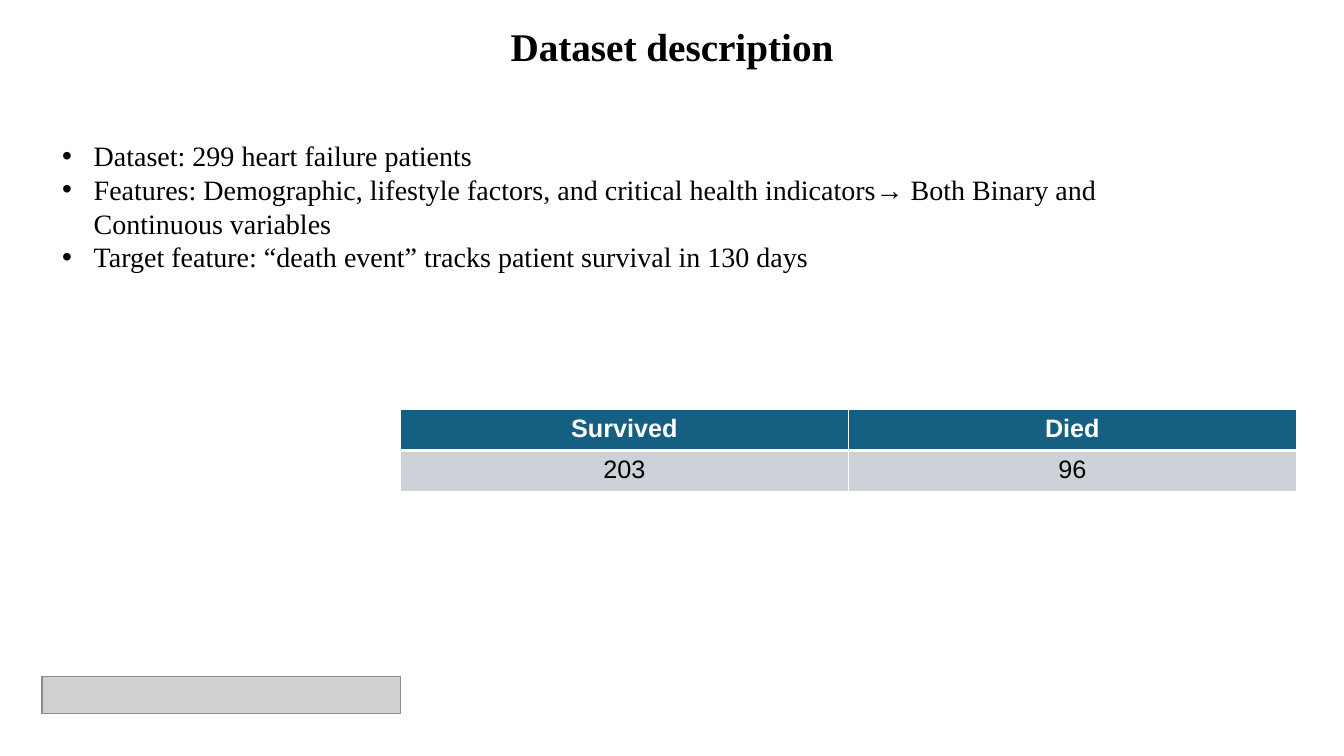
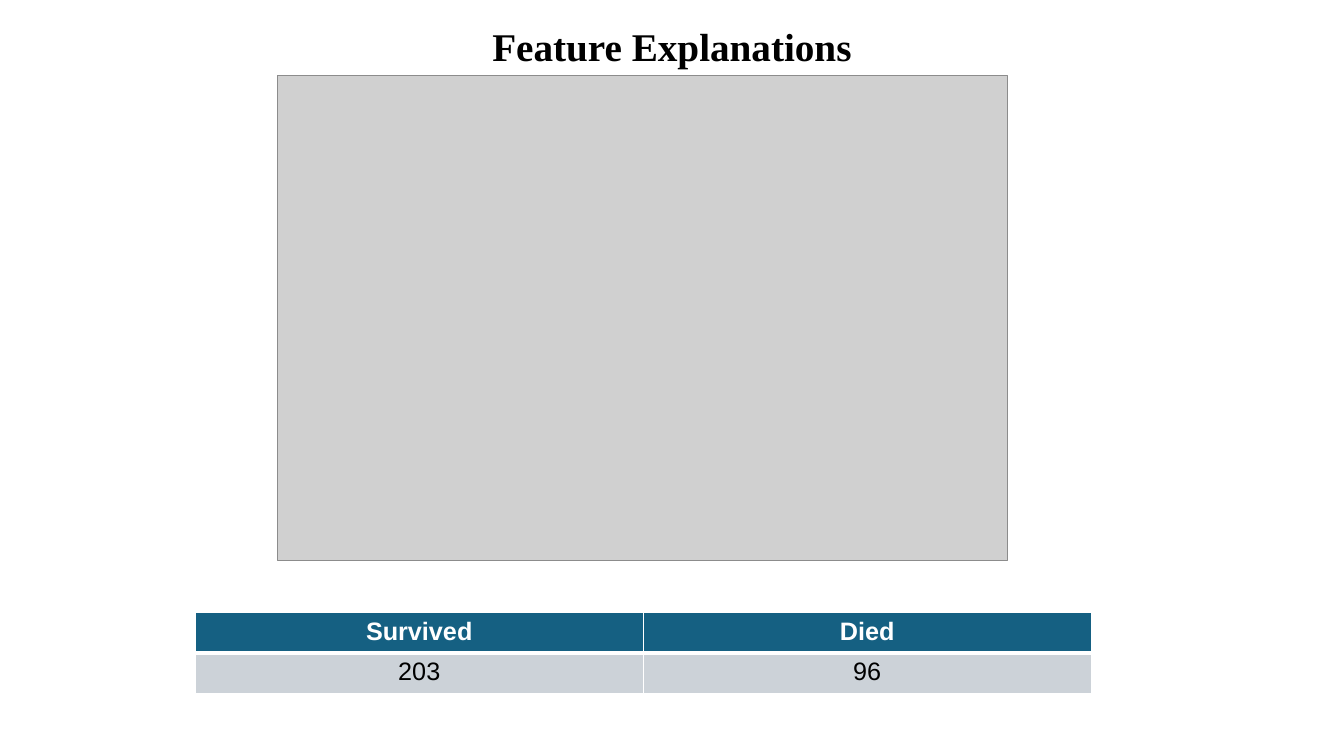
Before and after one commit to MichiganDataScienceTeam/W26-MDST-Project_Heart-Failure-Survival-Analysis, a slide deck: slide 3 of slides/Final Presentation.pptx. Drawn at 1344x756 pixels with LibreOffice and Linux fonts; fonts in the diff are those of the drawing; grey boxes stand for pictures. Boxes give left, top, right and bottom in pixels: in the first picture for what was removed or moved away, otherwise in the second. Text is boxed around its words. In the diff, an @@ line names an element or a change of style, - is before the commit and + after.

```diff
--- a/slides/Final Presentation.pptx
+++ b/slides/Final Presentation.pptx
@@ text at <box>492,33,852,68</box>: text changed @@
-Dataset description
+Feature Explanations
@@ picture added at <box>277,76,1008,561</box> @@
@@ text removed at <box>94,146,1095,273</box> @@
-• Dataset: 299 heart failure patients
-• Features: Demographic, lifestyle factors, and critical health indicators→ Both Binary and Continuous variables
-• Target feature: “death event” tracks patient survival in 130 days
@@ table: place and size @@
-table at <box>400,409,1296,491</box>
+table at <box>196,612,1091,694</box>
@@ picture removed at <box>42,677,401,714</box> @@
```
Also in this commit, not shown: 9 other slides changed, 4 slides added, 4 slides removed.
